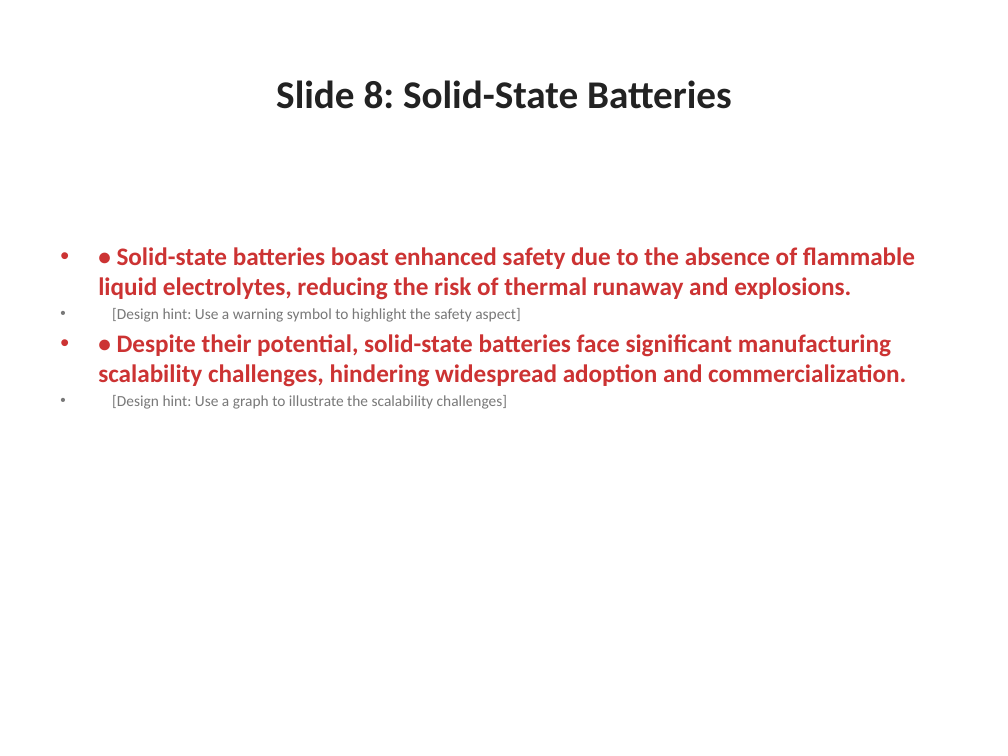
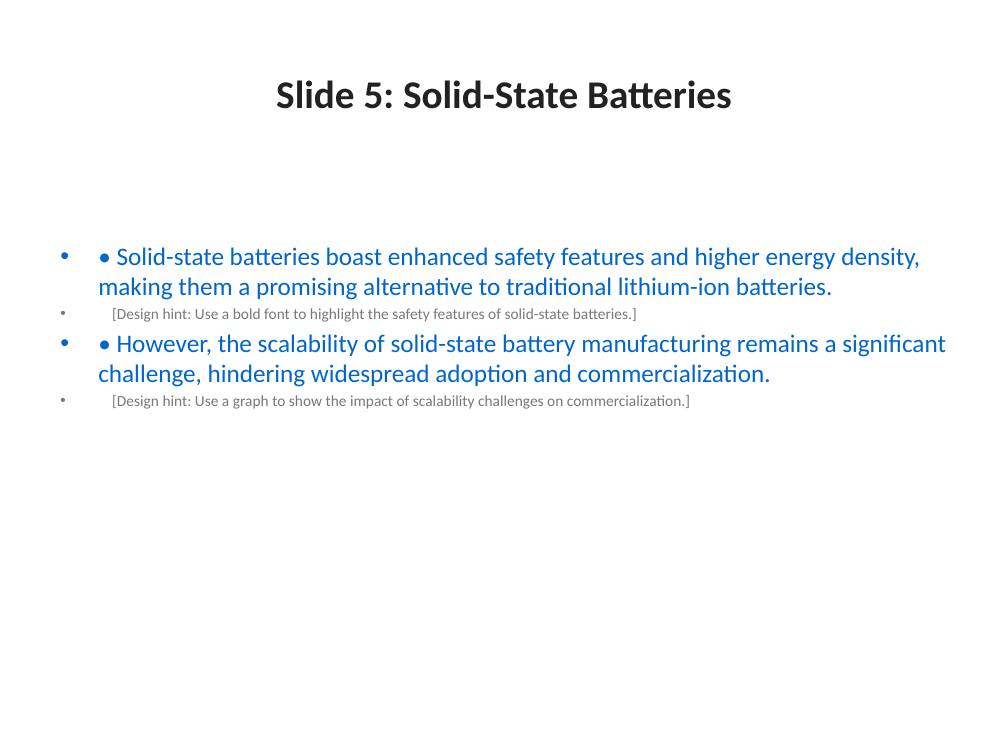
Before and after one commit to the-developer-306/contextual_ai_presentation_orchestrator, a slide deck: slide 5 of generated_ppt/AI_Presentation.pptx (slide 8 before the commit). Drawn at 1008x756 pixels with LibreOffice and Linux fonts; fonts in the diff are those of the drawing. Boxes give left, top, right and bottom in pixels: in the first picture for what was removed or moved away, otherwise in the second. Text is boxed around its words. In the diff, an @@ line names an element or a change of style, - is before the commit and + after.

```diff
--- a/generated_ppt/AI_Presentation.pptx
+++ b/generated_ppt/AI_Presentation.pptx
@@ title at [276,80,732,109]: text changed @@
-Slide 8: Solid-State Batteries
+Slide 5: Solid-State Batteries
@@ text at [98,247,946,409]: text changed; text colour #CC3333 to #0066CC; bold off @@
-• • Solid-state batteries boast enhanced safety due to the absence of flammable liquid electrolytes, reducing the risk of thermal runaway and explosions.
-• [Design hint: Use a warning symbol to highlight the safety aspect]
-• • Despite their potential, solid-state batteries face significant manufacturing scalability challenges, hindering widespread adoption and commercialization.
-• [Design hint: Use a graph to illustrate the scalability challenges]
+• • Solid-state batteries boast enhanced safety features and higher energy density, making them a promising alternative to traditional lithium-ion batteries.
+• [Design hint: Use a bold font to highlight the safety features of solid-state batteries.]
+• • However, the scalability of solid-state battery manufacturing remains a significant challenge, hindering widespread adoption and commercialization.
+• [Design hint: Use a graph to show the impact of scalability challenges on commercialization.]
```
Also in this commit, not shown: 14 other slides changed, 3 other files.
